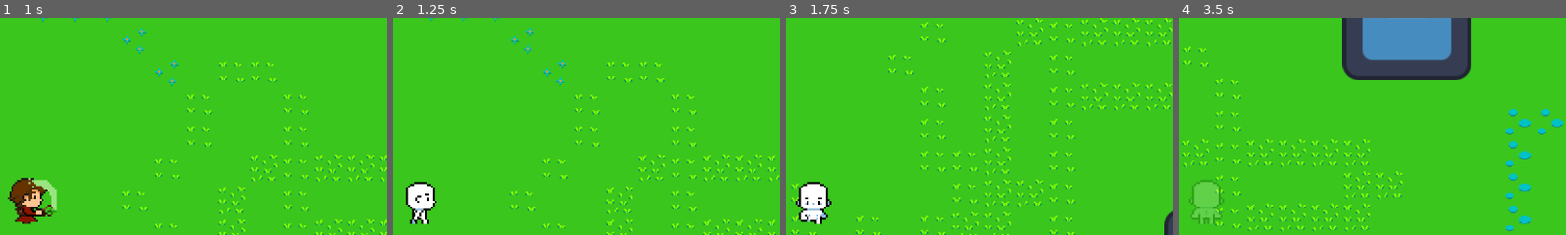
Above: before the commit, frames 1-4 (left to right).
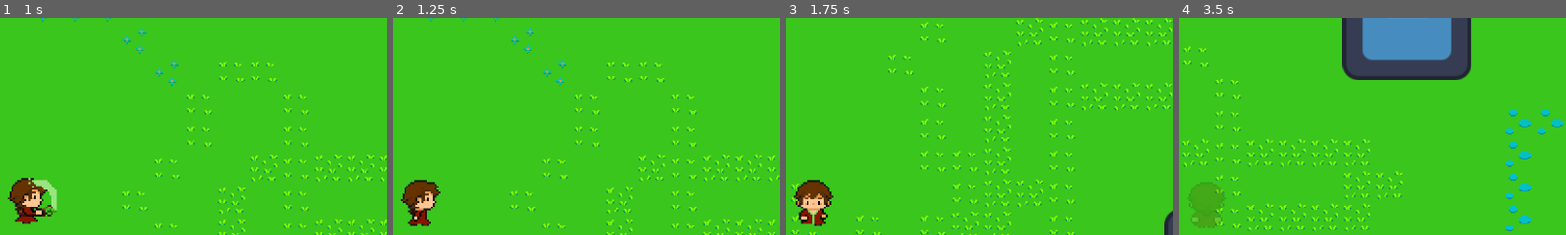
Above: after the commit, the same moments.

Repository: AlexGarciaPrada/Zelda-like-Game
Game: Godot game, scene res://PruebasAlex.tscn
The game is run twice, just before and just after one commit, with the same random seed, the same clock (stepped at 60 frames per second) and the same inputs. The engine's default icon, where the game draws it, is replaced by a stand-in: a white triangle on a blue panel in a dark square.
Inputs:
- Up to frame 1 (1 s): tap Enter at 0.5 s; hold Right (ui_right) from 0.53 s (still down); tap M (Attack) at 0.6 s
- Up to frame 2 (1.25 s): keep holding Right (ui_right)
- Up to frame 3 (1.75 s): release Right (ui_right) at 1.28 s; hold Down (ui_down) from 1.28 s (still down); tap F (FireBall) at 1.35 s
- Up to frame 4 (3.5 s): release Down (ui_down) at 2.03 s; hold Right (ui_right) 2.03-2.78 s; tap I (Invisiblity) at 2.1 s; hold Up (ui_up) from 2.78 s (still down); tap Ctrl at 2.85 s
The pictures show only the part of the screen within x 48-98%, y 4-54%; the shares and areas given below are measured in that part.

Frame 1 is identical in both runs. In frame 2, 1.4% of the frame differs, in the area x 2-13%, y 74-96%; in frame 3, 1.5%; in frame 4, 1.4%.

Commit message:
añadir anamiaciones de walk

Diff:
--- a/ShortAttack.gd
+++ b/ShortAttack.gd
@@ -27,16 +27,16 @@
 
 	if directionx != 0 or directiony != 0:
 		if directiony > 0:
-			animation.play("walk down")
+			animation.play("walk down wizard")
 			clue = "down"
 		elif directiony < 0:
-			animation.play("walk up")
+			animation.play("walk up wizard")
 			clue = "up"
 		elif directionx > 0:
-			animation.play("walk right")
+			animation.play("walk right wizard")
 			clue = "right"
 		elif directionx < 0:
-			animation.play("walk left")
+			animation.play("walk left wizard")
 			clue = "left"
 
 		velocity.x = directionx * SPEED
--- a/Wizard.tscn
+++ b/Wizard.tscn
@@ -1,16 +1,12 @@
-[gd_scene load_steps=71 format=3 uid="uid://2ub8tjjgslhi"]
+[gd_scene load_steps=83 format=3 uid="uid://2ub8tjjgslhi"]
 
 [ext_resource type="Script" path="res://ShortAttack.gd" id="1_oux7l"]
-[ext_resource type="Texture2D" uid="uid://c22by4prvkljp" path="res://Assets Videojuego/Sprites/Personajes/Modelo/Down/Walk/Abajo.png" id="2_6egme"]
 [ext_resource type="Texture2D" uid="uid://drw8hnhfx6w5s" path="res://Assets Videojuego/Sprites/Personajes/Protagonista/Down/Attack/Close Attack/Green/Abajo prota attack verde.png" id="3_sou3v"]
 [ext_resource type="Texture2D" uid="uid://bbof812u2jnuq" path="res://Assets Videojuego/Sprites/Personajes/Protagonista/Left/Attack/Close Attack/Green/Izquierda prota attack verde.png" id="5_btylt"]
-[ext_resource type="Texture2D" uid="uid://bqvy5ev11cpbd" path="res://Assets Videojuego/Sprites/Personajes/Modelo/Up/Walk/Arriba walk.png" id="7_6lcvy"]
 [ext_resource type="Texture2D" uid="uid://bxwv70kbkk105" path="res://Assets Videojuego/Sprites/Personajes/Protagonista/Right/Attack/Close Attack/Green/Derecha prota attack verde.png" id="7_7opwa"]
 [ext_resource type="Texture2D" uid="uid://bbgllh2tar76v" path="res://Assets Videojuego/Sprites/Personajes/Protagonista/Down/Idle/Abajo prota idle.png" id="7_fltrc"]
-[ext_resource type="Texture2D" uid="uid://roictpoht6qe" path="res://Assets Videojuego/Sprites/Personajes/Modelo/Right/Walk/Derecha walk.png" id="8_wjhos"]
 [ext_resource type="Texture2D" uid="uid://cwxiw758l4od5" path="res://Assets Videojuego/Sprites/Personajes/Protagonista/Left/Idle/Izquierda idle prota.png" id="9_7jxq4"]
 [ext_resource type="Texture2D" uid="uid://celmmawhxcnvp" path="res://Assets Videojuego/Sprites/Personajes/Protagonista/Up/Attack/Close Attack/Green/Arriba prota attack verde (1).png" id="9_nih7w"]
-[ext_resource type="Texture2D" uid="uid://dhqyi2euhfboi" path="res://Assets Videojuego/Sprites/Personajes/Modelo/Left/Walk/Izquierda walk.png" id="9_r0bdq"]
 [ext_resource type="Texture2D" uid="uid://cplfff6ck2t50" path="res://Assets Videojuego/Sprites/Personajes/Protagonista/Down/Attack/Large Attack/Green/Abajo prota attack verde.png" id="10_bqqb2"]
 [ext_resource type="PackedScene" uid="uid://bjbcy3deg87lu" path="res://ShortAttack.tscn" id="10_exo8t"]
 [ext_resource type="Texture2D" uid="uid://68l2jnw3qg0n" path="res://Assets Videojuego/Sprites/Personajes/Protagonista/Left/Attack/Large Attack/Green/Izquierda prota attack verde.png" id="11_chbd5"]
@@ -18,6 +14,10 @@
 [ext_resource type="Texture2D" uid="uid://crnmtdutdpu5x" path="res://Assets Videojuego/Sprites/Personajes/Protagonista/Right/Idle/Derecha idle prota.png" id="11_rfj4j"]
 [ext_resource type="Texture2D" uid="uid://dtqdvejtf0bqu" path="res://Assets Videojuego/Sprites/Personajes/Protagonista/Right/Attack/Large Attack/Green/Derecha prota attack verde.png" id="12_tjoxb"]
 [ext_resource type="Texture2D" uid="uid://d0qfapmgt6knp" path="res://Assets Videojuego/Sprites/Personajes/Protagonista/Up/Attack/Large Attack/Green/Arriba prota attack verde.png" id="13_2l1od"]
+[ext_resource type="Texture2D" uid="uid://dej67sfcvt0up" path="res://Assets Videojuego/Sprites/Personajes/Protagonista/Down/Walk/walk abajo prota.png" id="14_8rqe3"]
+[ext_resource type="Texture2D" uid="uid://cb5i53jjjri1j" path="res://Assets Videojuego/Sprites/Personajes/Protagonista/Left/Walk/Izquierda walk prota.png" id="16_4ultb"]
+[ext_resource type="Texture2D" uid="uid://d2tmnswrkn1af" path="res://Assets Videojuego/Sprites/Personajes/Protagonista/Up/Walk/walk up protagonista.png" id="17_l5p7h"]
+[ext_resource type="Texture2D" uid="uid://oudr7k6mrpwr" path="res://Assets Videojuego/Sprites/Personajes/Protagonista/Right/Walk/Derecha walk prota.png" id="18_rr3e5"]
 
 [sub_resource type="RectangleShape2D" id="RectangleShape2D_glctq"]
 size = Vector2(41, 49)
@@ -158,68 +158,116 @@
 atlas = ExtResource("13_2l1od")
 region = Rect2(0, 32, 32, 32)
 
-[sub_resource type="AtlasTexture" id="AtlasTexture_gyqos"]
-atlas = ExtResource("2_6egme")
-region = Rect2(0, 0, 32, 32)
-
-[sub_resource type="AtlasTexture" id="AtlasTexture_kqtjq"]
-atlas = ExtResource("2_6egme")
-region = Rect2(32, 0, 32, 32)
-
-[sub_resource type="AtlasTexture" id="AtlasTexture_5htrc"]
-atlas = ExtResource("2_6egme")
-region = Rect2(0, 32, 32, 32)
-
-[sub_resource type="AtlasTexture" id="AtlasTexture_cu4p4"]
-atlas = ExtResource("2_6egme")
-region = Rect2(32, 32, 32, 32)
-
-[sub_resource type="AtlasTexture" id="AtlasTexture_hxsjo"]
-atlas = ExtResource("9_r0bdq")
-region = Rect2(0, 0, 32, 32)
-
-[sub_resource type="AtlasTexture" id="AtlasTexture_0vajg"]
-atlas = ExtResource("9_r0bdq")
-region = Rect2(32, 0, 32, 32)
-
-[sub_resource type="AtlasTexture" id="AtlasTexture_pclts"]
-atlas = ExtResource("9_r0bdq")
-region = Rect2(0, 32, 32, 32)
-
-[sub_resource type="AtlasTexture" id="AtlasTexture_bsbbt"]
-atlas = ExtResource("9_r0bdq")
-region = Rect2(32, 32, 32, 32)
-
-[sub_resource type="AtlasTexture" id="AtlasTexture_7y0by"]
-atlas = ExtResource("8_wjhos")
-region = Rect2(0, 0, 32, 32)
-
-[sub_resource type="AtlasTexture" id="AtlasTexture_3fwe7"]
-atlas = ExtResource("8_wjhos")
-region = Rect2(32, 0, 32, 32)
-
-[sub_resource type="AtlasTexture" id="AtlasTexture_fa8yo"]
-atlas = ExtResource("8_wjhos")
-region = Rect2(0, 32, 32, 32)
-
-[sub_resource type="AtlasTexture" id="AtlasTexture_wwysq"]
-atlas = ExtResource("8_wjhos")
-region = Rect2(32, 32, 32, 32)
-
-[sub_resource type="AtlasTexture" id="AtlasTexture_jsrk6"]
-atlas = ExtResource("7_6lcvy")
-region = Rect2(0, 0, 32, 32)
-
-[sub_resource type="AtlasTexture" id="AtlasTexture_q1fv8"]
-atlas = ExtResource("7_6lcvy")
-region = Rect2(32, 0, 32, 32)
-
-[sub_resource type="AtlasTexture" id="AtlasTexture_kq6ec"]
-atlas = ExtResource("7_6lcvy")
-region = Rect2(0, 32, 32, 32)
-
-[sub_resource type="AtlasTexture" id="AtlasTexture_fu8f0"]
-atlas = ExtResource("7_6lcvy")
+[sub_resource type="AtlasTexture" id="AtlasTexture_sw1da"]
+atlas = ExtResource("14_8rqe3")
+region = Rect2(0, 0, 32, 32)
+
+[sub_resource type="AtlasTexture" id="AtlasTexture_lipon"]
+atlas = ExtResource("14_8rqe3")
+region = Rect2(32, 0, 32, 32)
+
+[sub_resource type="AtlasTexture" id="AtlasTexture_3gfim"]
+atlas = ExtResource("14_8rqe3")
+region = Rect2(64, 0, 32, 32)
+
+[sub_resource type="AtlasTexture" id="AtlasTexture_ncldg"]
+atlas = ExtResource("14_8rqe3")
+region = Rect2(0, 32, 32, 32)
+
+[sub_resource type="AtlasTexture" id="AtlasTexture_xulaq"]
+atlas = ExtResource("14_8rqe3")
+region = Rect2(32, 32, 32, 32)
+
+[sub_resource type="AtlasTexture" id="AtlasTexture_qkil6"]
+atlas = ExtResource("14_8rqe3")
+region = Rect2(64, 32, 32, 32)
+
+[sub_resource type="AtlasTexture" id="AtlasTexture_7vi8a"]
+atlas = ExtResource("14_8rqe3")
+region = Rect2(0, 64, 32, 32)
+
+[sub_resource type="AtlasTexture" id="AtlasTexture_6g5vg"]
+atlas = ExtResource("14_8rqe3")
+region = Rect2(32, 64, 32, 32)
+
+[sub_resource type="AtlasTexture" id="AtlasTexture_s7cxn"]
+atlas = ExtResource("16_4ultb")
+region = Rect2(0, 0, 32, 32)
+
+[sub_resource type="AtlasTexture" id="AtlasTexture_nmuqr"]
+atlas = ExtResource("16_4ultb")
+region = Rect2(32, 0, 32, 32)
+
+[sub_resource type="AtlasTexture" id="AtlasTexture_riu30"]
+atlas = ExtResource("16_4ultb")
+region = Rect2(64, 0, 32, 32)
+
+[sub_resource type="AtlasTexture" id="AtlasTexture_q3skf"]
+atlas = ExtResource("16_4ultb")
+region = Rect2(0, 32, 32, 32)
+
+[sub_resource type="AtlasTexture" id="AtlasTexture_0uoks"]
+atlas = ExtResource("16_4ultb")
+region = Rect2(32, 32, 32, 32)
+
+[sub_resource type="AtlasTexture" id="AtlasTexture_he7gd"]
+atlas = ExtResource("16_4ultb")
+region = Rect2(64, 32, 32, 32)
+
+[sub_resource type="AtlasTexture" id="AtlasTexture_cl4l6"]
+atlas = ExtResource("16_4ultb")
+region = Rect2(0, 64, 32, 32)
+
+[sub_resource type="AtlasTexture" id="AtlasTexture_vjrvq"]
+atlas = ExtResource("16_4ultb")
+region = Rect2(32, 64, 32, 32)
+
+[sub_resource type="AtlasTexture" id="AtlasTexture_smqd8"]
+atlas = ExtResource("18_rr3e5")
+region = Rect2(0, 0, 32, 32)
+
+[sub_resource type="AtlasTexture" id="AtlasTexture_bya0c"]
+atlas = ExtResource("18_rr3e5")
+region = Rect2(32, 0, 32, 32)
+
+[sub_resource type="AtlasTexture" id="AtlasTexture_ibqdk"]
+atlas = ExtResource("18_rr3e5")
+region = Rect2(64, 0, 32, 32)
+
+[sub_resource type="AtlasTexture" id="AtlasTexture_t5q65"]
+atlas = ExtResource("18_rr3e5")
+region = Rect2(0, 32, 32, 32)
+
+[sub_resource type="AtlasTexture" id="AtlasTexture_dvuoj"]
+atlas = ExtResource("18_rr3e5")
+region = Rect2(32, 32, 32, 32)
+
+[sub_resource type="AtlasTexture" id="AtlasTexture_mlmcq"]
+atlas = ExtResource("18_rr3e5")
+region = Rect2(64, 32, 32, 32)
+
+[sub_resource type="AtlasTexture" id="AtlasTexture_r5ohd"]
+atlas = ExtResource("18_rr3e5")
+region = Rect2(0, 64, 32, 32)
+
+[sub_resource type="AtlasTexture" id="AtlasTexture_wj4dy"]
+atlas = ExtResource("18_rr3e5")
+region = Rect2(32, 64, 32, 32)
+
+[sub_resource type="AtlasTexture" id="AtlasTexture_t2nbw"]
+atlas = ExtResource("17_l5p7h")
+region = Rect2(0, 0, 32, 32)
+
+[sub_resource type="AtlasTexture" id="AtlasTexture_nb6aj"]
+atlas = ExtResource("17_l5p7h")
+region = Rect2(32, 0, 32, 32)
+
+[sub_resource type="AtlasTexture" id="AtlasTexture_085jd"]
+atlas = ExtResource("17_l5p7h")
+region = Rect2(0, 32, 32, 32)
+
+[sub_resource type="AtlasTexture" id="AtlasTexture_sh0hx"]
+atlas = ExtResource("17_l5p7h")
 region = Rect2(32, 32, 32, 32)
 
 [sub_resource type="SpriteFrames" id="SpriteFrames_p3m2i"]
@@ -388,70 +436,106 @@
 }, {
 "frames": [{
 "duration": 1.0,
-"texture": SubResource("AtlasTexture_gyqos")
-}, {
-"duration": 1.0,
-"texture": SubResource("AtlasTexture_kqtjq")
-}, {
-"duration": 1.0,
-"texture": SubResource("AtlasTexture_5htrc")
-}, {
-"duration": 1.0,
-"texture": SubResource("AtlasTexture_cu4p4")
-}],
-"loop": true,
-"name": &"walk down",
-"speed": 5.0
-}, {
-"frames": [{
-"duration": 1.0,
-"texture": SubResource("AtlasTexture_hxsjo")
-}, {
-"duration": 1.0,
-"texture": SubResource("AtlasTexture_0vajg")
-}, {
-"duration": 1.0,
-"texture": SubResource("AtlasTexture_pclts")
-}, {
-"duration": 1.0,
-"texture": SubResource("AtlasTexture_bsbbt")
-}],
-"loop": true,
-"name": &"walk left",
-"speed": 5.0
-}, {
-"frames": [{
-"duration": 1.0,
-"texture": SubResource("AtlasTexture_7y0by")
-}, {
-"duration": 1.0,
-"texture": SubResource("AtlasTexture_3fwe7")
-}, {
-"duration": 1.0,
-"texture": SubResource("AtlasTexture_fa8yo")
-}, {
-"duration": 1.0,
-"texture": SubResource("AtlasTexture_wwysq")
-}],
-"loop": true,
-"name": &"walk right",
-"speed": 5.0
-}, {
-"frames": [{
-"duration": 1.0,
-"texture": SubResource("AtlasTexture_jsrk6")
-}, {
-"duration": 1.0,
-"texture": SubResource("AtlasTexture_q1fv8")
-}, {
-"duration": 1.0,
-"texture": SubResource("AtlasTexture_kq6ec")
-}, {
-"duration": 1.0,
-"texture": SubResource("AtlasTexture_fu8f0")
-}],
-"loop": true,
-"name": &"walk up",
+"texture": SubResource("AtlasTexture_sw1da")
+}, {
+"duration": 1.0,
+"texture": SubResource("AtlasTexture_lipon")
+}, {
+"duration": 1.0,
+"texture": SubResource("AtlasTexture_3gfim")
+}, {
+"duration": 1.0,
+"texture": SubResource("AtlasTexture_ncldg")
+}, {
+"duration": 1.0,
+"texture": SubResource("AtlasTexture_xulaq")
+}, {
+"duration": 1.0,
+"texture": SubResource("AtlasTexture_qkil6")
+}, {
+"duration": 1.0,
+"texture": SubResource("AtlasTexture_7vi8a")
+}, {
+"duration": 1.0,
+"texture": SubResource("AtlasTexture_6g5vg")
+}],
+"loop": true,
+"name": &"walk down wizard",
+"speed": 5.0
+}, {
+"frames": [{
+"duration": 1.0,
+"texture": SubResource("AtlasTexture_s7cxn")
+}, {
+"duration": 1.0,
+"texture": SubResource("AtlasTexture_nmuqr")
+}, {
+"duration": 1.0,
+"texture": SubResource("AtlasTexture_riu30")
+}, {
+"duration": 1.0,
+"texture": SubResource("AtlasTexture_q3skf")
+}, {
+"duration": 1.0,
+"texture": SubResource("AtlasTexture_0uoks")
+}, {
+"duration": 1.0,
+"texture": SubResource("AtlasTexture_he7gd")
+}, {
+"duration": 1.0,
+"texture": SubResource("AtlasTexture_cl4l6")
+}, {
+"duration": 1.0,
+"texture": SubResource("AtlasTexture_vjrvq")
+}],
+"loop": true,
+"name": &"walk left wizard",
+"speed": 5.0
+}, {
+"frames": [{
+"duration": 1.0,
+"texture": SubResource("AtlasTexture_smqd8")
+}, {
+"duration": 1.0,
+"texture": SubResource("AtlasTexture_bya0c")
+}, {
+"duration": 1.0,
+"texture": SubResource("AtlasTexture_ibqdk")
+}, {
+"duration": 1.0,
+"texture": SubResource("AtlasTexture_t5q65")
+}, {
+"duration": 1.0,
+"texture": SubResource("AtlasTexture_dvuoj")
+}, {
+"duration": 1.0,
+"texture": SubResource("AtlasTexture_mlmcq")
+}, {
+"duration": 1.0,
+"texture": SubResource("AtlasTexture_r5ohd")
+}, {
+"duration": 1.0,
+"texture": SubResource("AtlasTexture_wj4dy")
+}],
+"loop": true,
+"name": &"walk right wizard",
+"speed": 5.0
+}, {
+"frames": [{
+"duration": 1.0,
+"texture": SubResource("AtlasTexture_t2nbw")
+}, {
+"duration": 1.0,
+"texture": SubResource("AtlasTexture_nb6aj")
+}, {
+"duration": 1.0,
+"texture": SubResource("AtlasTexture_085jd")
+}, {
+"duration": 1.0,
+"texture": SubResource("AtlasTexture_sh0hx")
+}],
+"loop": true,
+"name": &"walk up wizard",
 "speed": 5.0
 }]
 
@@ -471,9 +555,7 @@
 position = Vector2(13.25, -14)
 scale = Vector2(1.875, 1.875)
 sprite_frames = SubResource("SpriteFrames_p3m2i")
-animation = &"spell attack down wizard"
-frame = 1
-frame_progress = 1.0
+animation = &"walk down wizard"
 
 [node name="Weapon" parent="." instance=ExtResource("10_exo8t")]
 visible = false
Binary file added: Assets Videojuego/Sprites/Personajes/Protagonista/Down/Walk/walk abajo prota.png
Not shown, added: Assets Videojuego/Sprites/Personajes/Protagonista/Down/Walk/walk abajo prota.png.import
Binary file added: Assets Videojuego/Sprites/Personajes/Protagonista/Left/Walk/Izquierda walk prota.png
Not shown, added: Assets Videojuego/Sprites/Personajes/Protagonista/Left/Walk/Izquierda walk prota.png.import
Binary file added: Assets Videojuego/Sprites/Personajes/Protagonista/Right/Walk/Derecha walk prota.png
Not shown, added: Assets Videojuego/Sprites/Personajes/Protagonista/Right/Walk/Derecha walk prota.png.import
Binary file added: Assets Videojuego/Sprites/Personajes/Protagonista/Up/Walk/walk up protagonista.png
Not shown, added: Assets Videojuego/Sprites/Personajes/Protagonista/Up/Walk/walk up protagonista.png.import
Not shown, added: Assets Videojuego/Sprites/Personajes/Protagonista/Down/Walk/walk abajo prota-20240604-104046.piskel
Not shown, added: Assets Videojuego/Sprites/Personajes/Protagonista/Left/Walk/Izquierda walk prota-20240604-100510.piskel
Not shown, added: Assets Videojuego/Sprites/Personajes/Protagonista/Right/Walk/Derecha walk prota-20240604-100533.piskel
Not shown, added: Assets Videojuego/Sprites/Personajes/Protagonista/Up/Walk/walk up protagonista-20240604-103547.piskel
